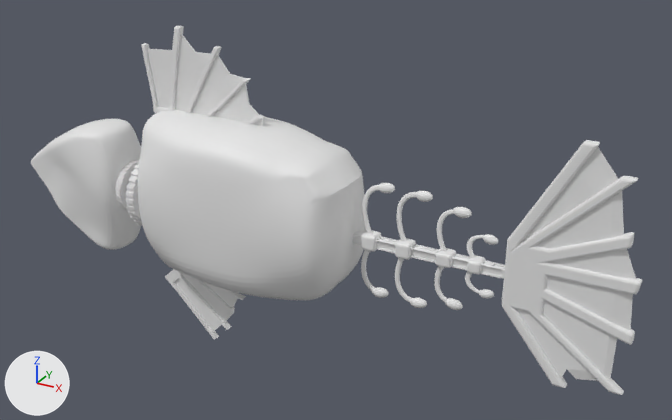
The Blender file SteampunkFish.blend: old version first, new version second.
Rendered twice from a 50 mm camera at (13.61, -19.16, 14.75) aimed at (2.76, 0.58, 4.88). Lighting does not change. The marker at lower left points along +X, +Y and +Z.
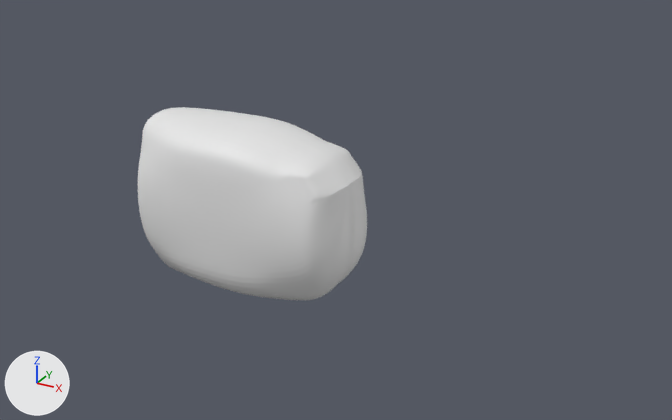
Edits to the bpy script that builds the scene:
```text
Change ob_fintop_001:
    add ob_fintop_001.hide_set(True)
Change ob_head:
    add ob_head.hide_set(True)
Change ob_finbottom:
    add ob_finbottom.hide_set(True)
Change ob_finback:
    add ob_finback.hide_set(True)
Change ob_finback_001:
    add ob_finback_001.hide_set(True)
Change ob_fintop:
    add ob_fintop.hide_set(True)
Change ob_finbottom_001:
    add ob_finbottom_001.hide_set(True)
Change ob_spine:
    add ob_spine.hide_set(True)
Change ob_disc1:
    add ob_disc1.hide_set(True)
Change ob_spinetop1:
    add ob_spinetop1.hide_set(True)
Change ob_spinebottom1:
    add ob_spinebottom1.hide_set(True)
Change ob_cube_001:
    add ob_cube_001.hide_set(True)
Change ob_béziercurve_002:
    add ob_béziercurve_002.hide_set(True)
Change ob_béziercurve_003:
    add ob_béziercurve_003.hide_set(True)
Change ob_cube_002:
    add ob_cube_002.hide_set(True)
Change ob_béziercurve_004:
    add ob_béziercurve_004.hide_set(True)
Change ob_béziercurve_005:
    add ob_béziercurve_005.hide_set(True)
Change ob_cube_003:
    add ob_cube_003.hide_set(True)
Change ob_béziercurve_006:
    add ob_béziercurve_006.hide_set(True)
Change ob_béziercurve_007:
    add ob_béziercurve_007.hide_set(True)
Change ob_bubbletop1:
    add ob_bubbletop1.hide_set(True)
Change ob_bubblebottom1:
    add ob_bubblebottom1.hide_set(True)
Change ob_sphere_002:
    add ob_sphere_002.hide_set(True)
Change ob_sphere_003:
    add ob_sphere_003.hide_set(True)
Change ob_sphere_004:
    add ob_sphere_004.hide_set(True)
Change ob_sphere_005:
    add ob_sphere_005.hide_set(True)
Change ob_sphere_006:
    add ob_sphere_006.hide_set(True)
Change ob_sphere_007:
    add ob_sphere_007.hide_set(True)
Change ob_cylinder:
    add ob_cylinder.hide_set(True)
Change ob_cylinder_002:
    add ob_cylinder_002.hide_set(True)
```

Location of each change, [x1, y1, x2, y2] in pixels of the pictures (672 x 420 px):
'FinBack', hidden: before [516, 147, 636, 381]
'FinBack.001', hidden: before [501, 140, 642, 395]
'Head', hidden: before [31, 119, 141, 250]
'FinTop', hidden: before [147, 34, 263, 126]
'FinTop.001', hidden: before [142, 26, 265, 124]
'FinBottom.001', hidden: before [174, 274, 237, 332]
'Spine', hidden: before [353, 232, 505, 279]
'FinBottom', hidden: before [165, 269, 246, 339]
'Cylinder', hidden: before [125, 162, 143, 226]
'Cylinder.002', hidden: before [115, 160, 139, 211]
'Cube.001', hidden: before [395, 238, 416, 260]
'Disc1', hidden: before [361, 230, 381, 251]
'Cube.002', hidden: before [435, 248, 456, 268]
'BézierCurve.002', hidden: before [396, 192, 416, 241]
'SpineTop1', hidden: before [362, 185, 379, 234]
'BézierCurve.004', hidden: before [437, 209, 454, 252]
'BézierCurve.003', hidden: before [395, 258, 412, 303]
'Cube.003', hidden: before [467, 255, 485, 274]
'SpineBottom1', hidden: before [361, 250, 375, 291]
'BézierCurve.005', hidden: before [434, 266, 447, 302]
'Sphere.005', hidden: before [453, 207, 472, 218]
'Sphere.004', hidden: before [415, 191, 433, 202]
'Sphere.003', hidden: before [445, 298, 463, 310]
'BézierCurve.006', hidden: before [467, 235, 483, 259]
'BubbleTop1', hidden: before [378, 183, 395, 193]
'Sphere.002', hidden: before [410, 298, 427, 308]
'BubbleBottom1', hidden: before [372, 287, 389, 298]
'Sphere.007', hidden: before [483, 234, 498, 245]
'BézierCurve.007', hidden: before [465, 271, 480, 294]
'Sphere.006', hidden: before [479, 289, 494, 299]
